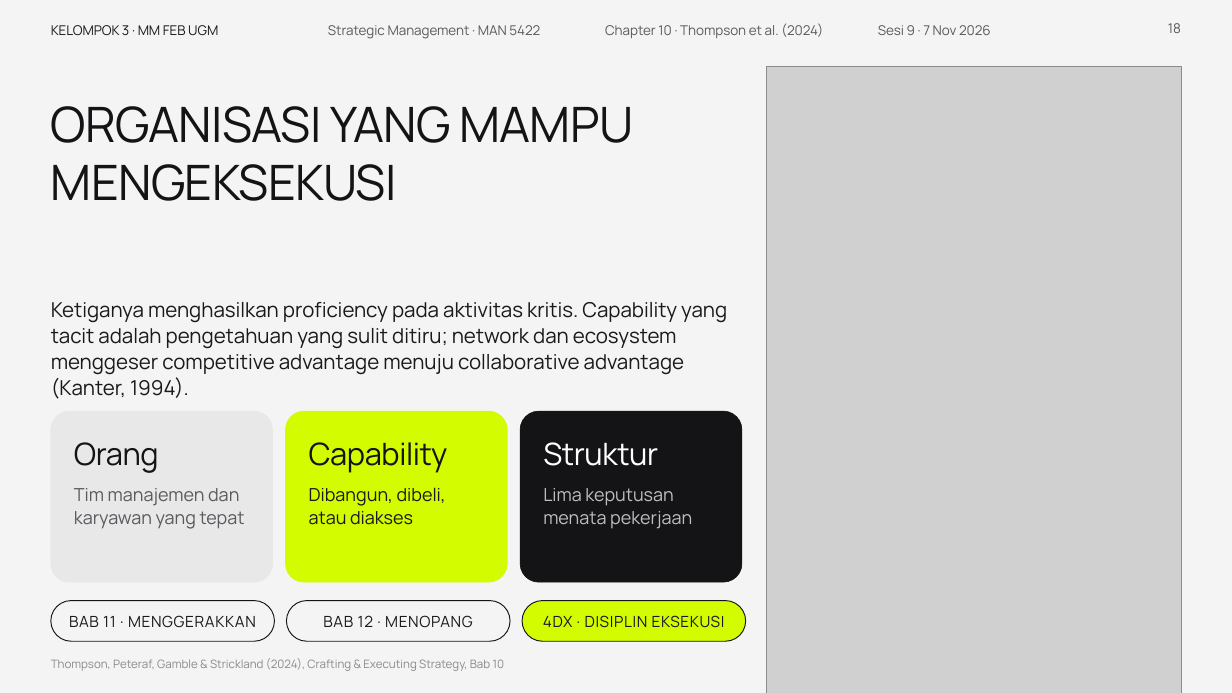
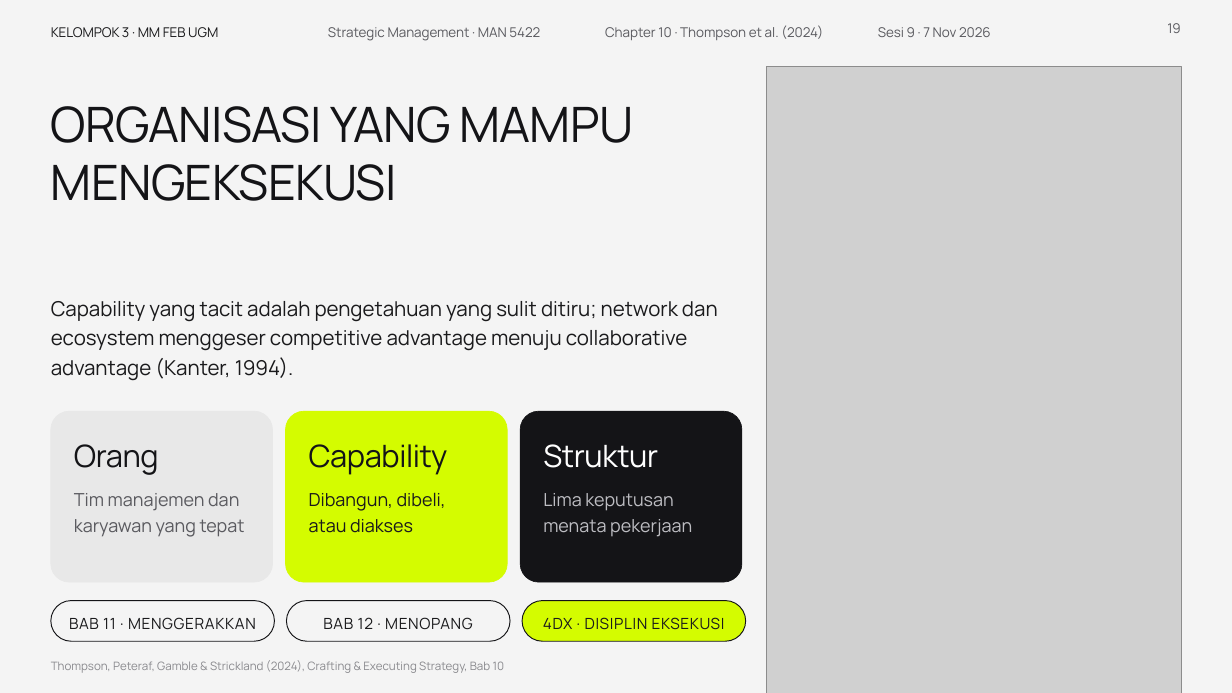
Before and after one commit to aslihabnuri/Dom-Manipulation, a slide deck: slide 19 of presentasi_ch10_kelompok3/SMJKT_Group 3_Aslih_Chapter 10 Strategy Execution.pptx (slide 18 before the commit). Drawn at 1232x693 pixels with LibreOffice and Linux fonts; fonts in the diff are those of the drawing; grey boxes stand for pictures. Boxes give left, top, right and bottom in pixels: in the first picture for what was removed or moved away, otherwise in the second. Text is boxed around its words. In the diff, an @@ line names an element or a change of style, - is before the commit and + after.

```diff
--- a/presentasi_ch10_kelompok3/SMJKT_Group 3_Aslih_Chapter 10 Strategy Execution.pptx
+++ b/presentasi_ch10_kelompok3/SMJKT_Group 3_Aslih_Chapter 10 Strategy Execution.pptx
@@ page number at [1167,23,1181,33]: text changed @@
-18
+19
@@ text at [51,301,718,381]: text changed @@
-Ketiganya menghasilkan proficiency pada aktivitas kritis. Capability yang tacit adalah pengetahuan yang sulit ditiru; network dan ecosystem menggeser competitive advantage menuju collaborative advantage (Kanter, 1994).
+Capability yang tacit adalah pengetahuan yang sulit ditiru; network dan ecosystem menggeser competitive advantage menuju collaborative advantage (Kanter, 1994).
@@ line spacing 1.08 to 1.18 in 3 elements at [74,493,245,537], [309,492,446,533], [543,493,692,537] @@
@@ line spacing 1.1 to 1.22 in 11 elements at [51,27,218,37], [328,27,540,41], [605,25,823,40], [878,27,991,37], [74,444,159,475], [309,444,448,475], [543,444,658,468], [69,617,256,630], [323,617,473,630], [543,617,725,630], [51,660,505,673] @@
```
Also in this commit, not shown: 17 other slides changed, 1 slide added, 3 other files.
